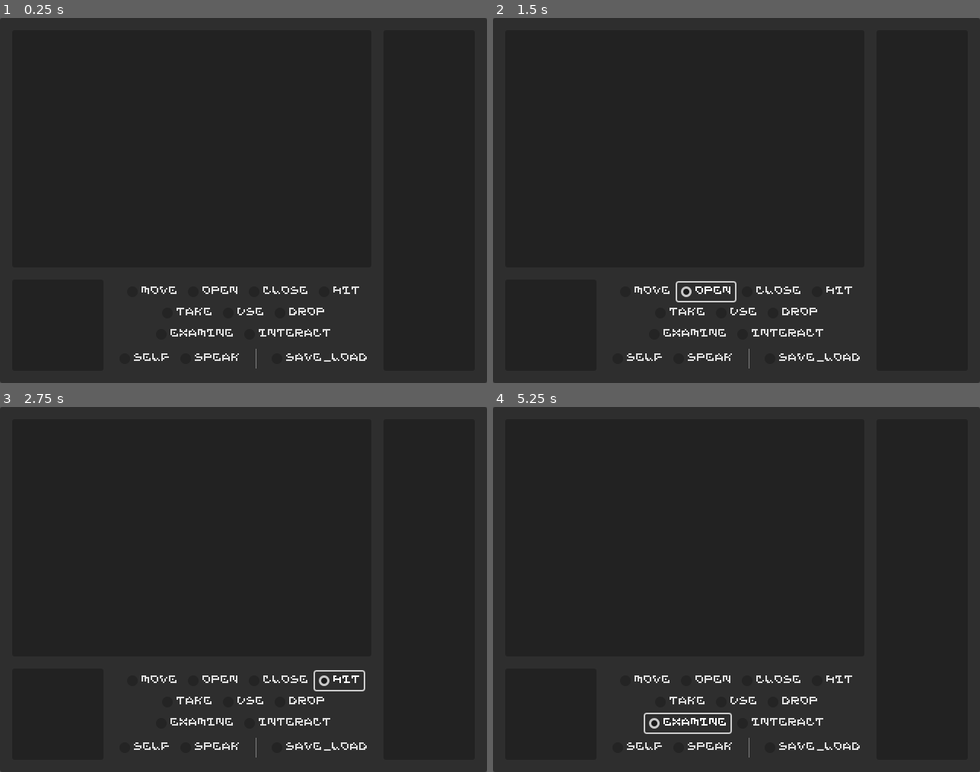
Above: before the commit, frames 1-4 (two rows, left to right).
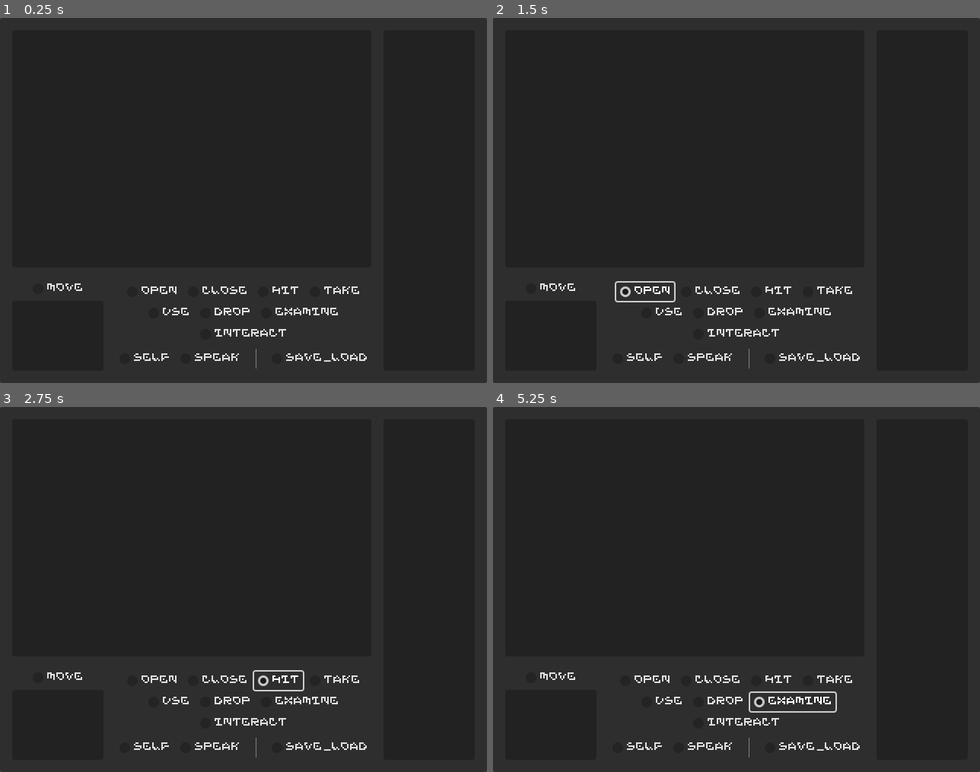
Above: after the commit, the same moments.

Repository: ViciousElia/escaping-ganymede
Game: Godot game, scene res://interfaces/screen_interface.tscn
Two runs of this game, one before a commit and one after it. Both use one fixed random seed, a clock stepped at 60 frames per second and the inputs below. The project has no main scene, so this scene is started directly.
Inputs:
- Up to frame 1 (0.25 s): no input
- Up to frame 2 (1.5 s): click "Move" at 0.5 s; click "Open" at 1.25 s
- Up to frame 3 (2.75 s): click "Hit" at 2 s
- Up to frame 4 (5.25 s): click "Take" at 2.75 s; click "Use" at 3.5 s; click "Drop" at 4.25 s; click "Examine" at 5 s

The runs differ from the first frame. In frame 1, 1.0% of the frame differs, in the area x 9-74%, y 72-88%; in frame 2, 1.4%; in frame 3, 1.3%; in frame 4, 1.5%, in the area x 9-74%, y 72-90%.

Commit message:
rename cursor files. other minor changes

Diff:
--- a/interfaces/command_button_group.tres
+++ b/interfaces/command_button_group.tres
@@ -1,5 +1,6 @@
 [gd_resource type="ButtonGroup" format=3 uid="uid://d12358eehbid3"]
 
 [resource]
+resource_local_to_scene = false
 resource_name = "CommandButtonGroup"
 allow_unpress = true
--- a/interfaces/commands_interface.tscn
+++ b/interfaces/commands_interface.tscn
@@ -20,12 +20,6 @@
 layout_mode = 2
 size_flags_horizontal = 3
 alignment = 1
-
-[node name="MoveCommand" type="CheckBox" parent="ActionCommands"]
-layout_mode = 2
-size_flags_horizontal = 4
-button_group = ExtResource("1_px2gs")
-text = "Move"
 
 [node name="OpenCommand" type="CheckBox" parent="ActionCommands"]
 layout_mode = 2
--- a/interfaces/navigation_map.gd
+++ b/interfaces/navigation_map.gd
@@ -1,5 +1,5 @@
 class_name NavigationMap
-extends Control
+extends VBoxContainer
 ## Screen region that controls the in-game navigation map.
 ##
 ## Includes the move command, which enables the primary navigation method, and
--- a/interfaces/navigation_map.tscn
+++ b/interfaces/navigation_map.tscn
@@ -1,9 +1,9 @@
-[gd_scene load_steps=2 format=3 uid="uid://dkoobwcotbio2"]
+[gd_scene load_steps=3 format=3 uid="uid://dkoobwcotbio2"]
 
 [ext_resource type="Script" uid="uid://snd1ifmb4pyj" path="res://interfaces/navigation_map.gd" id="1_vptr8"]
+[ext_resource type="ButtonGroup" uid="uid://d12358eehbid3" path="res://interfaces/command_button_group.tres" id="2_ifxya"]
 
-[node name="NavigationMap" type="Control"]
-layout_mode = 3
+[node name="NavigationMap" type="VBoxContainer"]
 anchors_preset = 15
 anchor_right = 1.0
 anchor_bottom = 1.0
@@ -11,13 +11,14 @@
 grow_vertical = 2
 script = ExtResource("1_vptr8")
 
+[node name="MoveCommand" type="CheckBox" parent="."]
+layout_mode = 2
+size_flags_horizontal = 4
+button_group = ExtResource("2_ifxya")
+text = "Move"
+
 [node name="AbstractMap" type="PanelContainer" parent="."]
-layout_mode = 1
-anchors_preset = 15
-anchor_right = 1.0
-anchor_bottom = 1.0
-grow_horizontal = 2
-grow_vertical = 2
+layout_mode = 2
 size_flags_vertical = 3
 
 [connection signal="resized" from="." to="." method="_on_resized"]
--- a/interfaces/screen_interface.gd
+++ b/interfaces/screen_interface.gd
@@ -9,26 +9,32 @@
 var side_panel
 var menu_panel
 var message_panel
+var commands_group = load("res://interfaces/command_button_group.tres")
 
-var cursors = {
-	"navigation" : load("res://themes/cursors/cursor_brown.png"),
-	"interaction" : load("res://themes/cursors/cursor_green.png"),
-	"agression" : load("res://themes/cursors/cursor_red.png"),
-	"Understanding" : load("res://themes/cursors/cursor_yellow.png")
+var cursors : Dictionary = {
+	"default" : load("res://themes/cursors/cursor_default.png"),
+	"navigation" : load("res://themes/cursors/cursor_navigation.png"),
+	"interaction" : load("res://themes/cursors/cursor_interaction.png"),
+	"aggression" : load("res://themes/cursors/cursor_aggression.png"),
+	"investigation" : load("res://themes/cursors/cursor_investigation.png"),
+	"unassigned1" : load("res://themes/cursors/cursor_yellow.png"),
+	"unassigned2" : load("res://themes/cursors/cursor_brown.png")
 }
 # EXAMPLE : Input.set_custom_mouse_cursor(arrow)
 
 var flags : Array[String]
 
-func _ready() -> void:
+func _ready():
 	side_panel = $MarginAllowance/MainSplit/Control
 	navigation_map = $MarginAllowance/MainSplit/LeftSplit/MenuSplit/NavigationMap
 	menu_panel = $MarginAllowance/MainSplit/LeftSplit/MenuSplit
 	message_panel = $MarginAllowance/MainSplit/LeftSplit/MessageInterface
-func _process(_delta: float) -> void:
+	commands_group.connect("pressed",command_changed)
+	Input.set_custom_mouse_cursor(cursors.default)
+func _process(_delta: float):
 	pass
 
-func _on_resized() -> void:
+func _on_resized():
 	var heightPercent = max(min(0.25 * size.y, 240),120)
 	var widthPercent = max(min(0.1875 * size.x,240),120)
 	var replace_this_with_durable_code = size.x - widthPercent - 48
@@ -48,3 +54,14 @@
 	$MarginAllowance/MainSplit/LeftSplit/MessageInterface.set_deferred("visible",false)
 	$MarginAllowance/MainSplit/LeftSplit/MenuSplit.visible = true
 	pass # Replace with function body.
+
+func command_changed(button : BaseButton) :
+	if !button.button_pressed :
+		Input.set_custom_mouse_cursor(cursors.default)
+	else :
+		match button.name :
+			"MoveCommand","OpenCommand","CloseCommand" : Input.set_custom_mouse_cursor(cursors.navigation)
+			"TakeCommand","UseCommand","DropCommand","InteractCommand" : Input.set_custom_mouse_cursor(cursors.interaction)
+			"ExamineCommand","SpeakCommand" : Input.set_custom_mouse_cursor(cursors.investigation)
+			"HitCommand" : Input.set_custom_mouse_cursor(cursors.aggression)
+			_: Input.set_custom_mouse_cursor(cursors.default)
Renamed: themes/cursors/cursor_red.png -> themes/cursors/cursor_aggression.png
Not shown, added: themes/cursors/cursor_aggression.png.import
Binary file added: themes/cursors/cursor_default.png
Not shown, changed: themes/cursors/cursor_default.png.import
Renamed: themes/cursors/cursor_cyan.png -> themes/cursors/cursor_interaction.png
Not shown, changed: themes/cursors/cursor_interaction.png.import
Renamed: themes/cursors/cursor_purp.png -> themes/cursors/cursor_investigation.png
Not shown, changed: themes/cursors/cursor_investigation.png.import
Renamed: themes/cursors/cursor_green.png -> themes/cursors/cursor_navigation.png
Not shown, changed: themes/cursors/cursor_navigation.png.import
